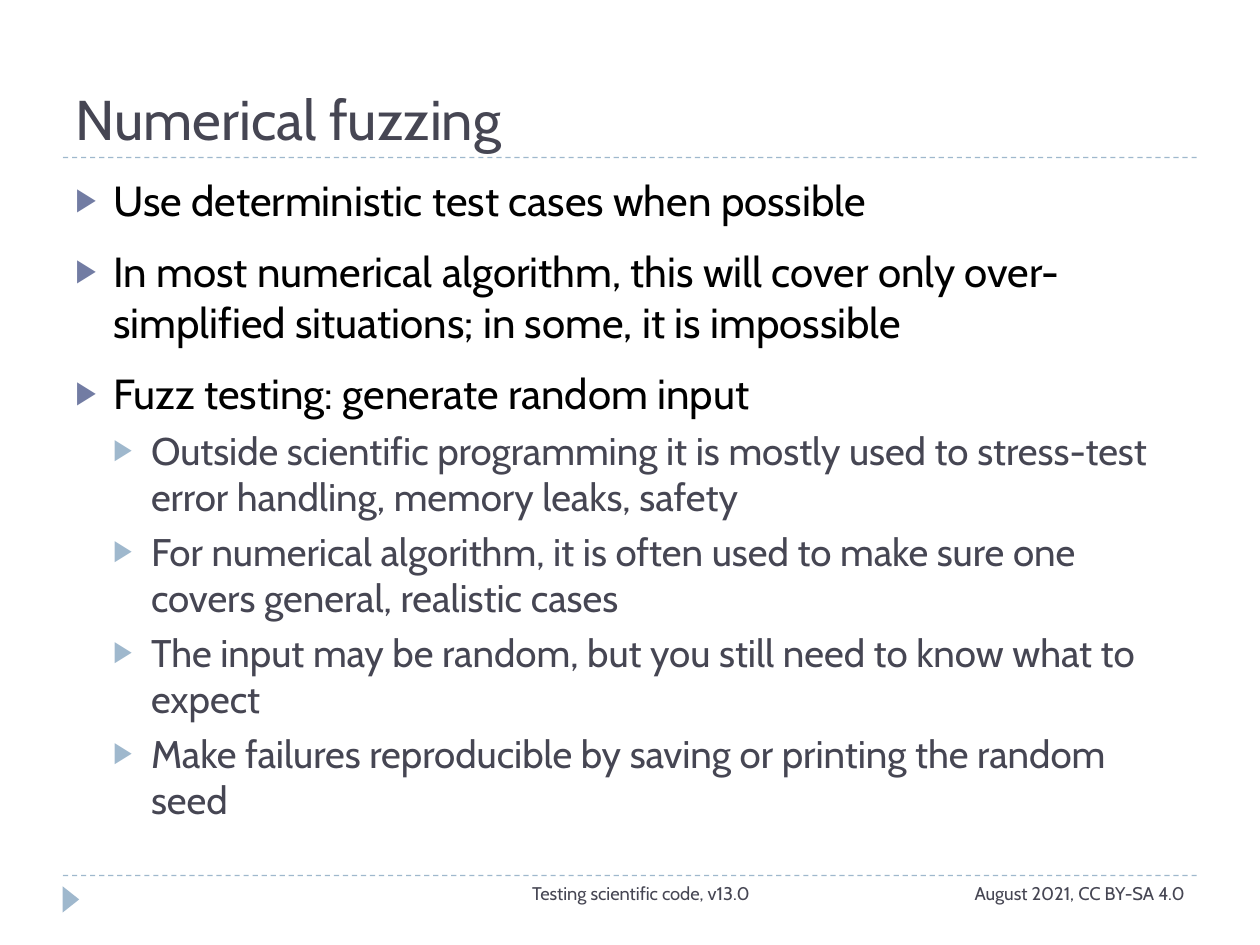
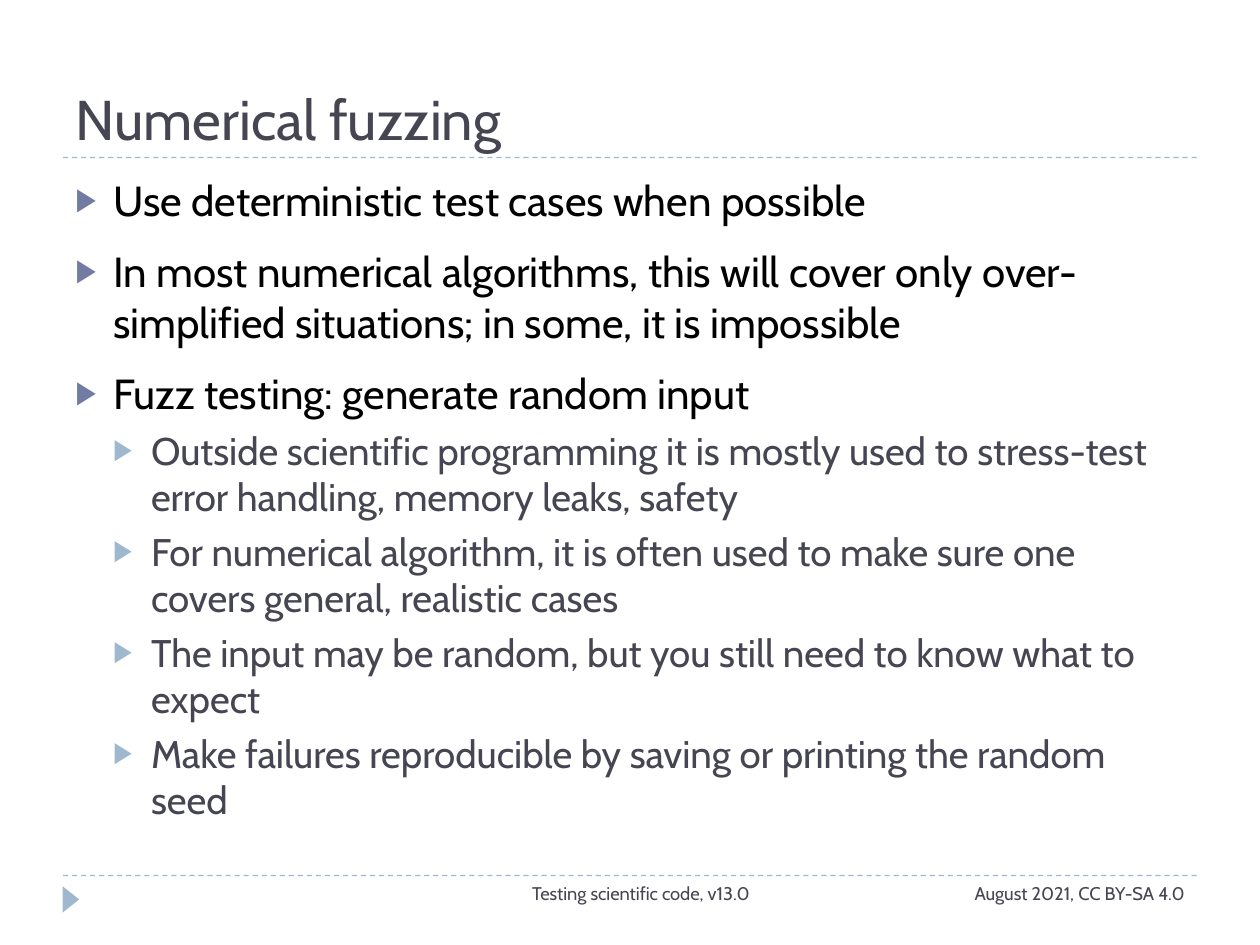
Before and after one commit to ASPP/testing_debugging_profiling, a slide deck: slide 20 of testing_part2.pptx. Drawn at 1260x945 pixels with LibreOffice and Linux fonts; fonts in the diff are those of the drawing. Boxes give left, top, right and bottom in pixels: in the first picture for what was removed or moved away, otherwise in the second. Text is boxed around its words. In the diff, an @@ line names an element or a change of style, - is before the commit and + after.

Commit message:
fix typos

```diff
--- a/testing_part2.pptx
+++ b/testing_part2.pptx
@@ text at [113, 255, 1077, 347]: text changed @@
-▶ In most numerical algorithm, this will cover only over-simplified situations; in some, it is impossible
+▶ In most numerical algorithms, this will cover only over-simplified situations; in some, it is impossible
```
Also in this commit, not shown: 2 other slides changed.
